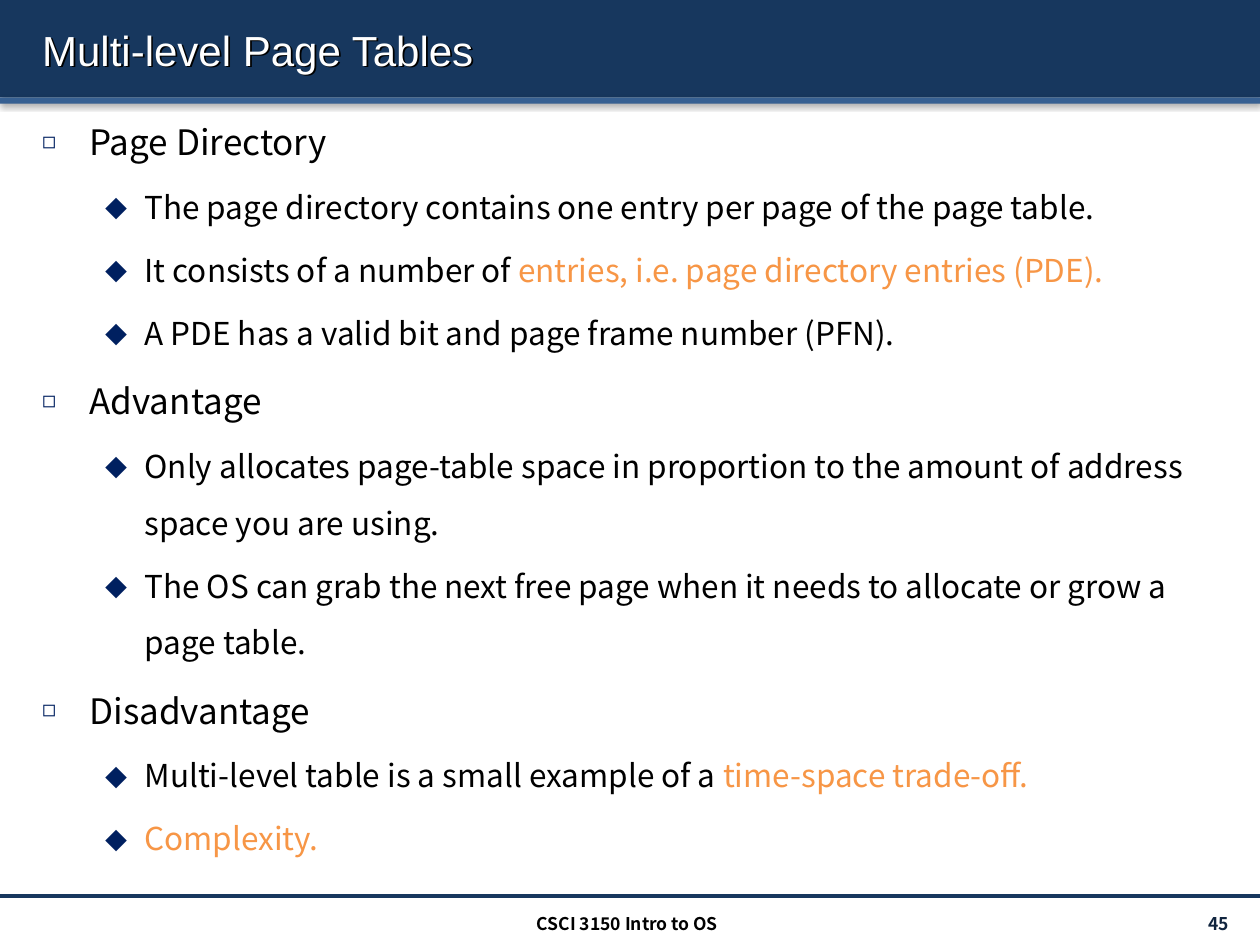
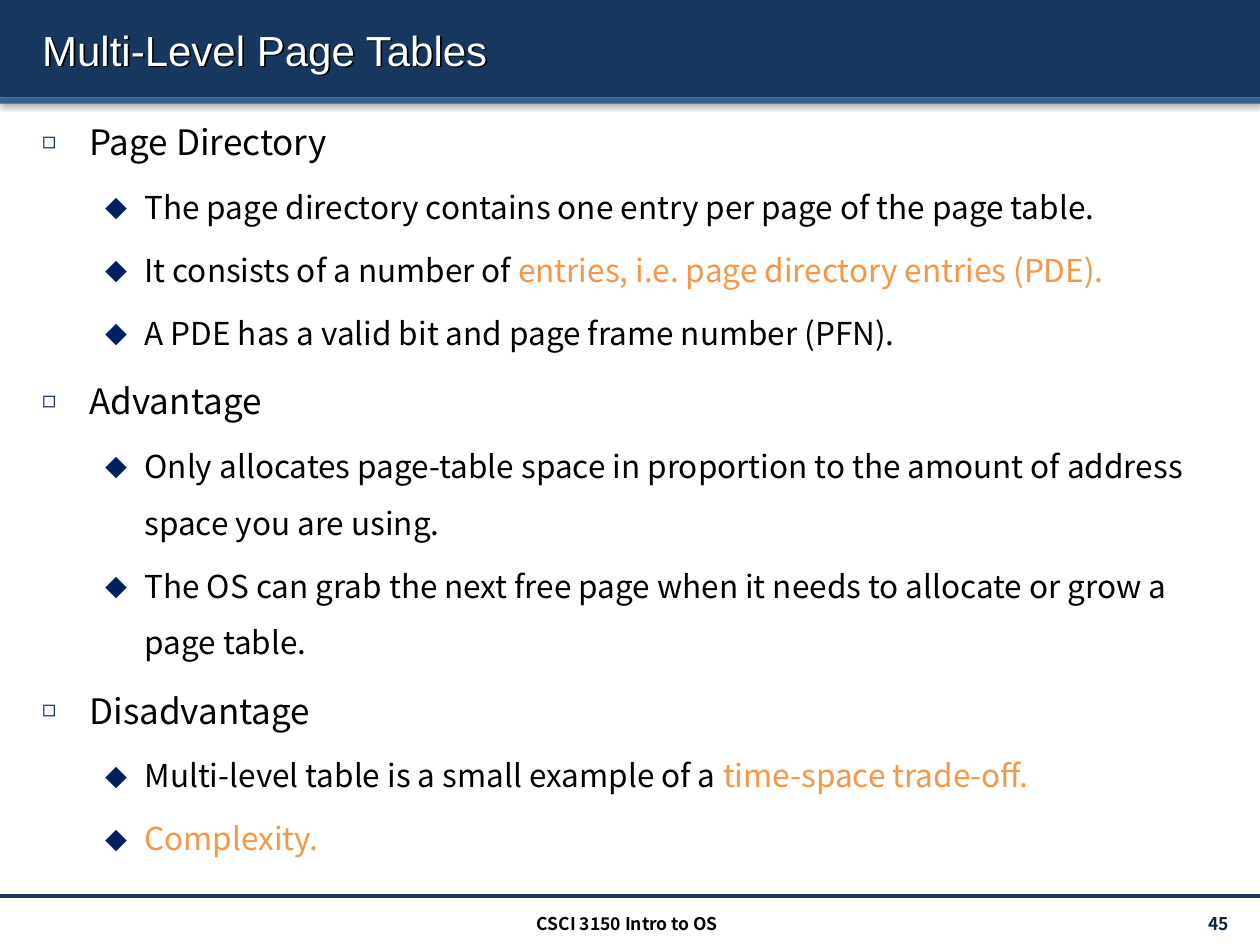
Before and after one commit to henryhxu/CSCI3150, a slide deck: slide 45 of lectures/lec11_paging.pptx. Drawn at 1260x945 pixels with LibreOffice and Linux fonts; fonts in the diff are those of the drawing. Boxes give left, top, right and bottom in pixels: in the first picture for what was removed or moved away, otherwise in the second. Text is boxed around its words. In the diff, an @@ line names an element or a change of style, - is before the commit and + after.

```diff
--- a/lectures/lec11_paging.pptx
+++ b/lectures/lec11_paging.pptx
@@ title at (42, 35, 487, 74): text changed @@
-Multi-level Page Tables
+Multi-Level Page Tables
```
Also in this commit, not shown: 7 other slides changed, 3 other files.
